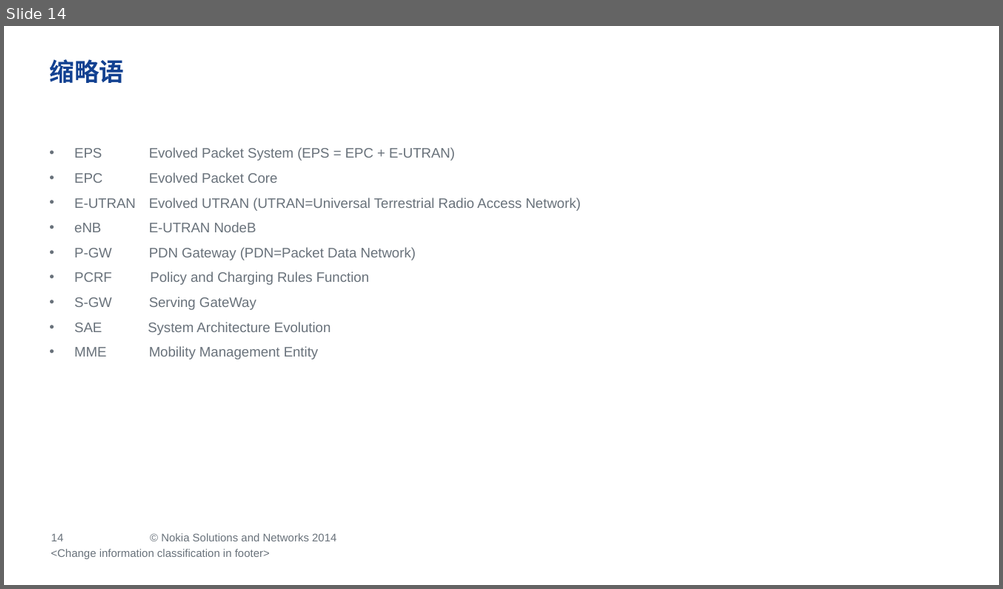
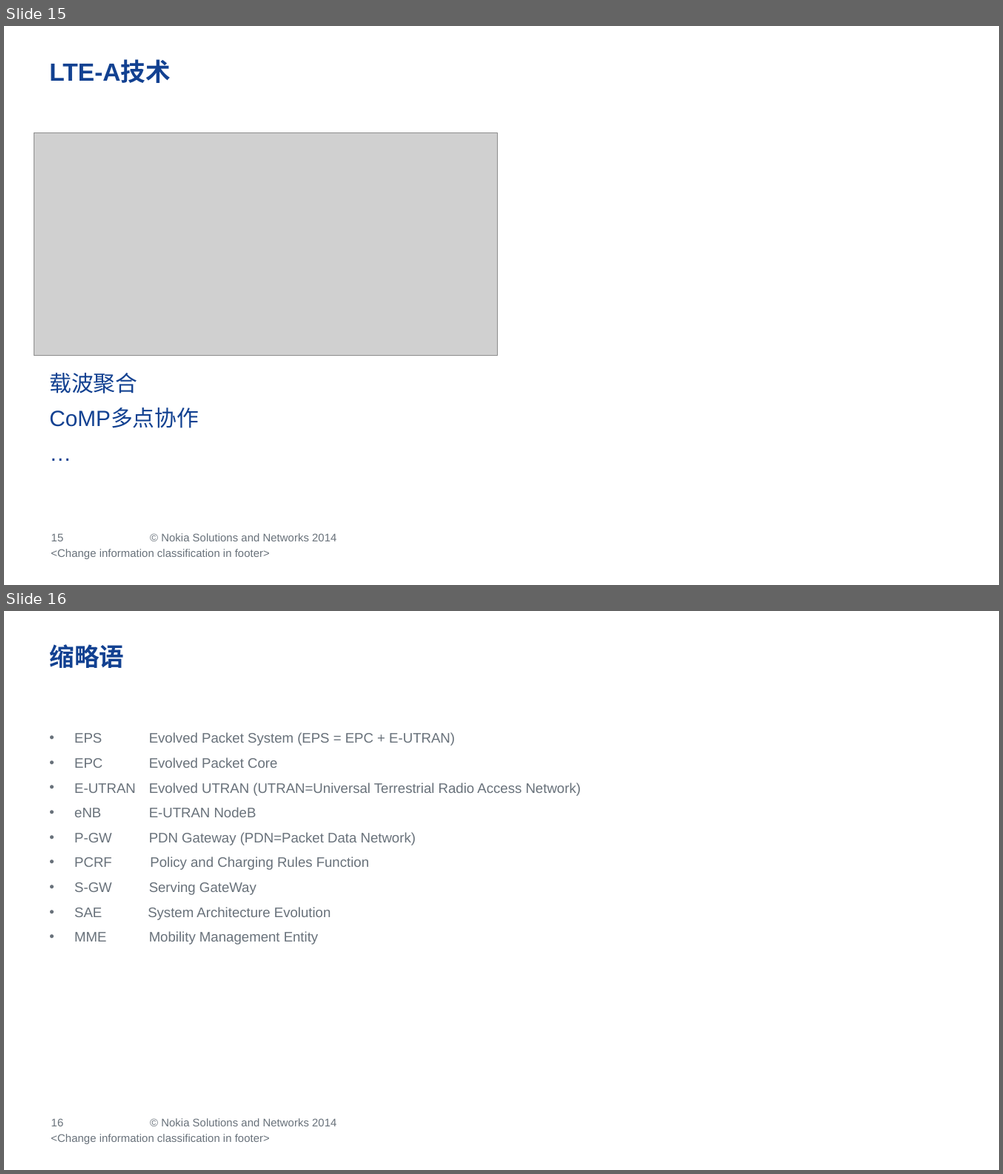
Before and after one commit to ZhouRock/LTE-study, a slide deck: LTE_introduction_by_zhoulei.pptx. Shown one above the other, each under a label of ours: slide 14 before the commit, slides 15 and 16 after it. The pictures are 1003x589 and 1003x1174 pixels, drawn with LibreOffice and Linux fonts; fonts in the diff are those of the drawing; grey boxes stand for pictures; background and template pictures are left out. Boxes give left, top, right and bottom in pixels: in the first picture for what was removed or moved away, otherwise in the second. Text is boxed around its words. In the diff, an @@ line names an element or a change of style, - is before the commit and + after.

```diff
--- a/LTE_introduction_by_zhoulei.pptx
+++ b/LTE_introduction_by_zhoulei.pptx
@@ slide 15 added at (x1=4, y1=26, x2=999, y2=585), background #FFFFFF; not listed: 11 template elements that a slide beside it also shows @@
@@ title added at (x1=49, y1=61, x2=170, y2=83), 18 pt, text #124191, bold @@
+LTE-A技术
@@ picture added at (x1=34, y1=133, x2=498, y2=356) @@
@@ text added at (x1=49, y1=373, x2=199, y2=429), 16 pt, text #124191 @@
+载波聚合
+CoMP多点协作
+…
@@ text added at (x1=51, y1=549, x2=270, y2=560), 8 pt, text #68717A @@
+<Change information classification in footer>
@@ what was slide 14 is now slide 16 @@
@@ page number at (x1=51, y1=1119, x2=64, y2=1127): text changed @@
-14
+16
```
Also in this commit, not shown: 2 slides changed, 1 other slide added.
